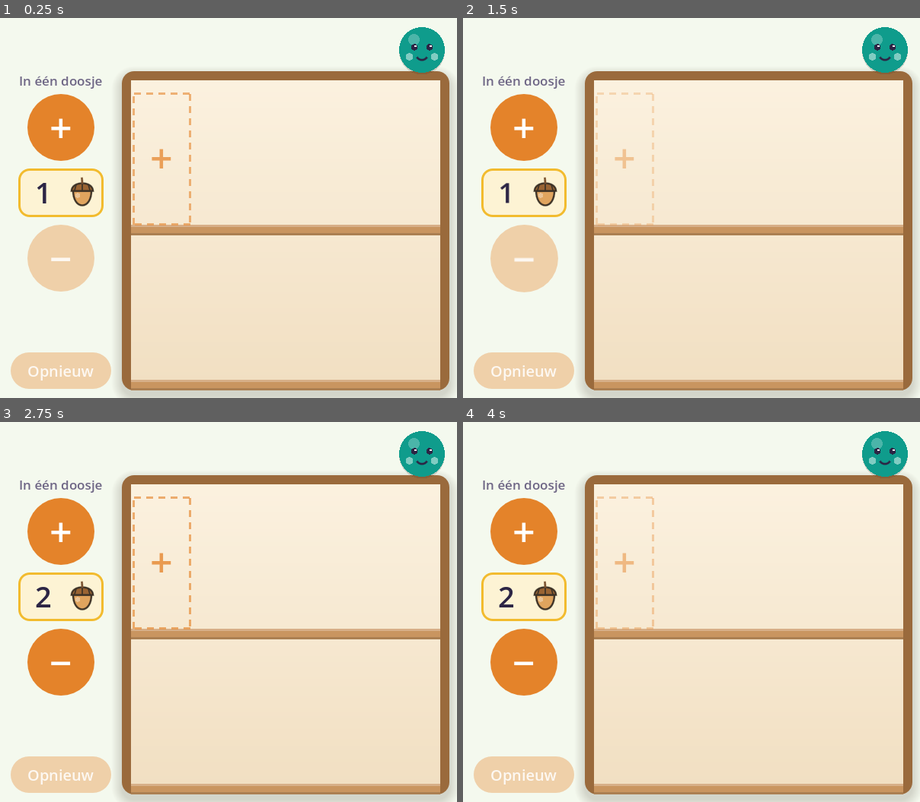
Above: before the commit, frames 1-4 (two rows, left to right).
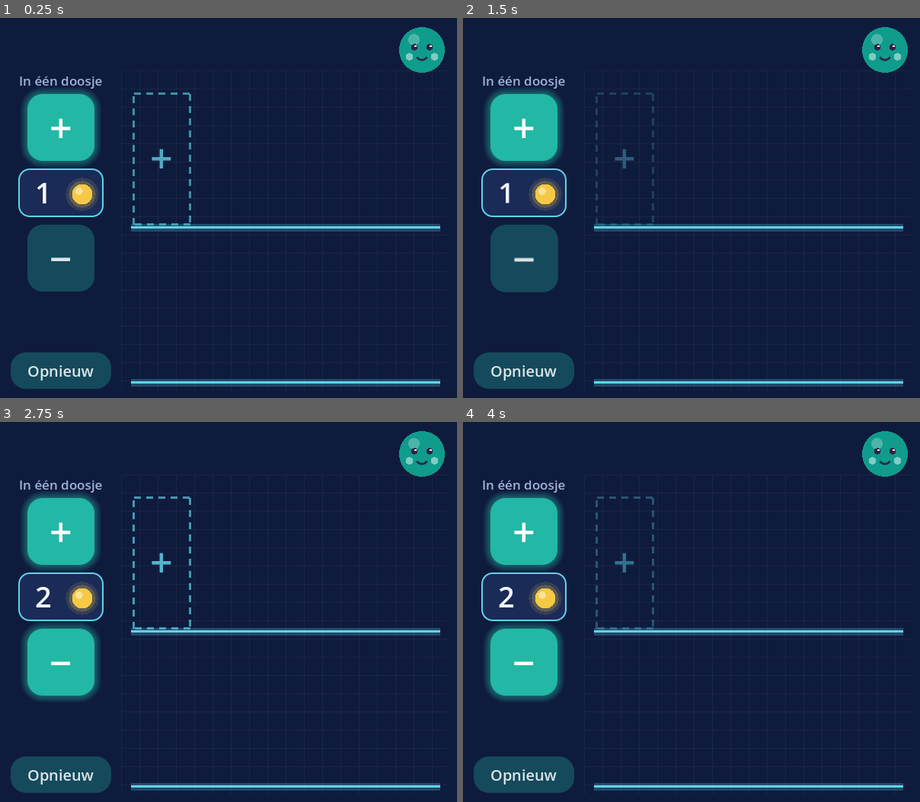
Above: after the commit, the same moments.

Repository: crewDailyart-wq/Thuisles
Game: Godot game, scene res://main.tscn
Two runs of this game, one before a commit and one after it. Both use one fixed random seed, a clock stepped at 60 frames per second and the inputs below.
Inputs:
- Up to frame 1 (0.25 s): no input
- Up to frame 2 (1.5 s): click "+" at 0.5 s; click "−" at 1.25 s
- Up to frame 3 (2.75 s): click "+" at 2 s
- Up to frame 4 (4 s): click "−" at 2.75 s; click "+" at 3.5 s

The runs differ from the first frame. In frame 1, 99% of the frame differs, in the area x 0-100%, y 0-100%; in frame 2, 99%; in frame 3, 99%; in frame 4, 99%.

Commit message:
Godot-bouwstenen: donkere stijl zoals Synthesis wordt de standaard (keuze eigenaar)
ONTWERPREGELS: nieuw stuk Godot-bouwstenen. Lichte stijl blijft met ?stijl=thuisles.

Co-Authored-By: Claude Opus 5.5 <noreply@anthropic.com>

Diff:
--- a/godot/groepjesmaker/project.godot
+++ b/godot/groepjesmaker/project.godot
@@ -13,7 +13,7 @@
 config/name="Groepjesmaker"
 run/main_scene="res://main.tscn"
 config/features=PackedStringArray("4.7", "GL Compatibility")
-boot_splash/bg_color=Color(0.957, 0.976, 0.933, 1)
+boot_splash/bg_color=Color(0.059, 0.106, 0.239, 1)
 boot_splash/show_image=false
 
 [autoload]
--- a/godot/groepjesmaker/stijl.gd
+++ b/godot/groepjesmaker/stijl.gd
@@ -1,12 +1,13 @@
 extends Node
-## Welke stijl de groepjesmaker heeft. Om te vergelijken (proef, oktober 2026):
-##   thuisles   licht en warm, houten kast, eikels (standaard)
+## Welke stijl de groepjesmaker heeft (keuze van de eigenaar, oktober 2026):
 ##   synthesis  zoals Synthesis aanvoelt: effen donkerblauw, gloeiende vakjes en
-##              gekleurde stippen. Geen plaatjes of teksten van Synthesis zelf.
-## Kiezen: ?stijl=synthesis achter het adres, of in de Godot-app met
-## "-- --stijl=synthesis".
+##              gekleurde stippen (standaard). Geen plaatjes of teksten van
+##              Synthesis zelf; zie ONTWERPREGELS.md, "Godot-bouwstenen".
+##   thuisles   licht en warm, houten kast, eikels.
+## Kiezen: ?stijl=thuisles achter het adres, of in de Godot-app met
+## "-- --stijl=thuisles".
 
-var synthesis := false
+var synthesis := true
 
 const NACHT := Color("#0f1b3d")
 const NACHT_OP := Color("#1a2b57")
@@ -27,6 +28,6 @@
 	for arg in OS.get_cmdline_user_args():
 		if arg.begins_with("--stijl="):
 			keuze = arg.substr(8)
-	synthesis = keuze == "synthesis"
+	synthesis = keuze != "thuisles"
 	if synthesis:
 		RenderingServer.set_default_clear_color(NACHT)
Not shown, changed: GODOT-RAPPORT.md
Not shown, changed: ONTWERPREGELS.md
Not shown, changed: src/components/oefenen/Groepjesmaker.tsx
Not shown, changed: src/lib/godot/brug.ts
